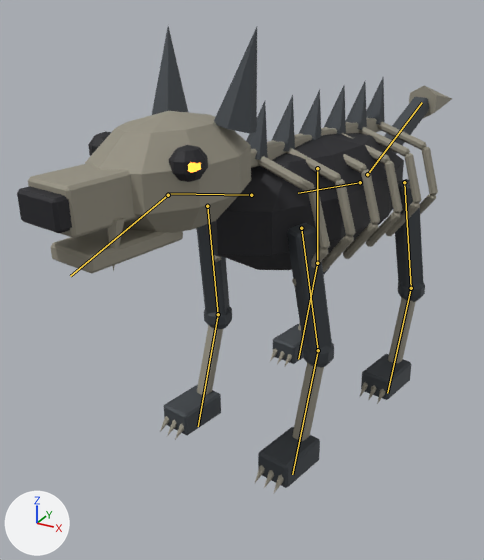
A saved change to the FBX model MobileGame/Assets/Art/DarkFantasy/Models/AshHound.fbx.
Camera for both pictures: a 50 mm lens placed at (0.81, -2.06, 1.49), pointed at (-0.21, -0.21, 0.56). Every picture has the same lights, and +X, +Y and +Z are marked at lower left. The first picture is the older version. Both versions are drawn at frame 9 of the action 'AshHoundSkeleton|Dodge'; the numbers are the values there. The bones that change, and the others that lie on the model, are drawn over the model as lines.

The first picture shows 'AshHound'.
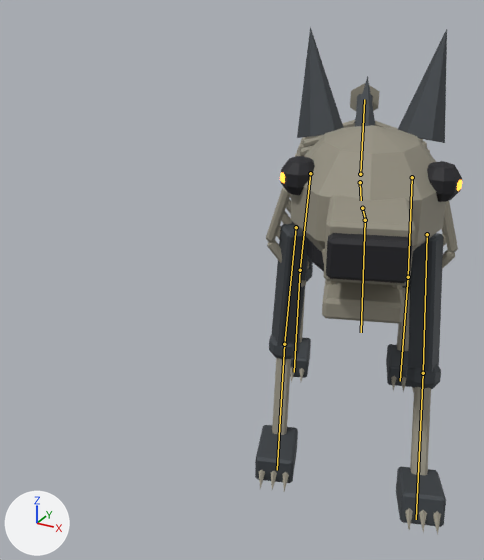
Boxes [x1, y1, x2, y2] around the edits, measured in the pictures (484 x 560 px):
```json
{"object": "AshHound", "change": "posed", "before": [17, 26, 452, 494], "after": [255, 27, 462, 535], "on screen": "52% narrower, 9% taller"}
{"bone": "spine", "before": "(360, 182) to (298, 193)", "after": "(360, 182) to (361, 200)"}
{"bone": "front_upper_l", "before": "(301, 228) to (318, 350)", "after": "(427, 234) to (423, 373)"}
```

The change, as JSON lines over the scene's bpy script:
```json
{"block": "bone_spine", "where": "bone_spine = bpy.data.objects['AshHoundSkeleton'].pose.bones['spine']  # child of 'root'"}
{"op": "set", "path": "bone_spine.rotation_quaternion", "old": "(0.995, 0.001, 0.0, 0.101)", "new": "(0.986, 0.0, 0.021, -0.168)", "note": "degrees (0, 0, 12) -> degrees (0, 2, -19)"}
{"block": "bone_front_upper_l", "where": "bone_front_upper_l = bpy.data.objects['AshHoundSkeleton'].pose.bones['front_upper_l']  # child of 'spine'"}
{"op": "set", "path": "bone_front_upper_l.rotation_quaternion", "old": "(1.0, 0.0, 0.0, 0.0)", "new": "(0.992, -0.127, -0.009, -0.008)", "note": "degrees (0, 0, 0) -> degrees (-15, -1, -1)"}
```
